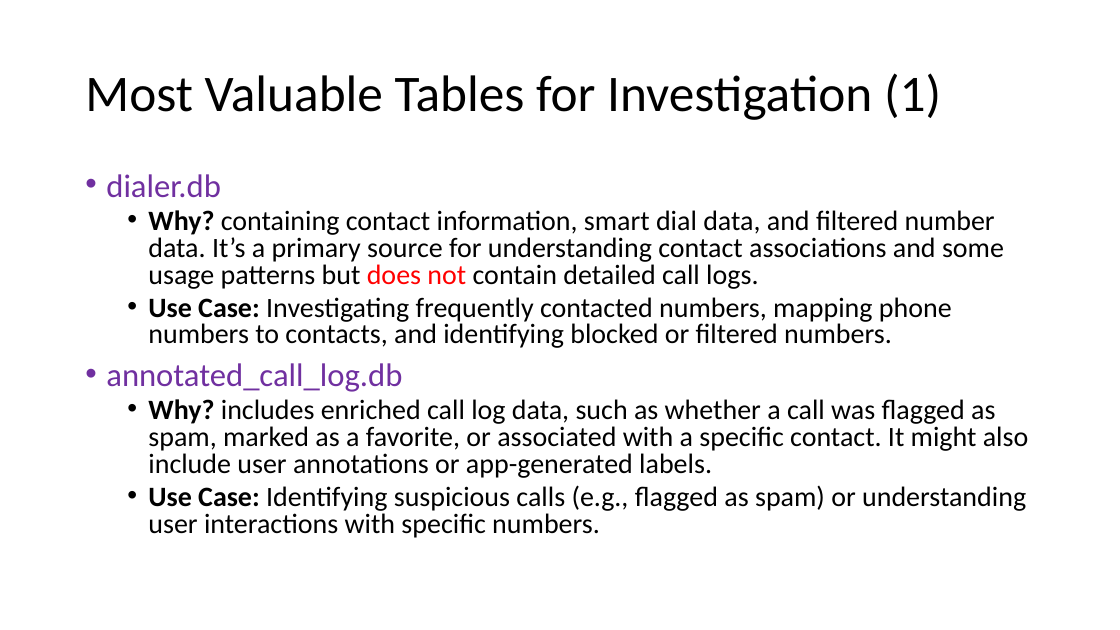
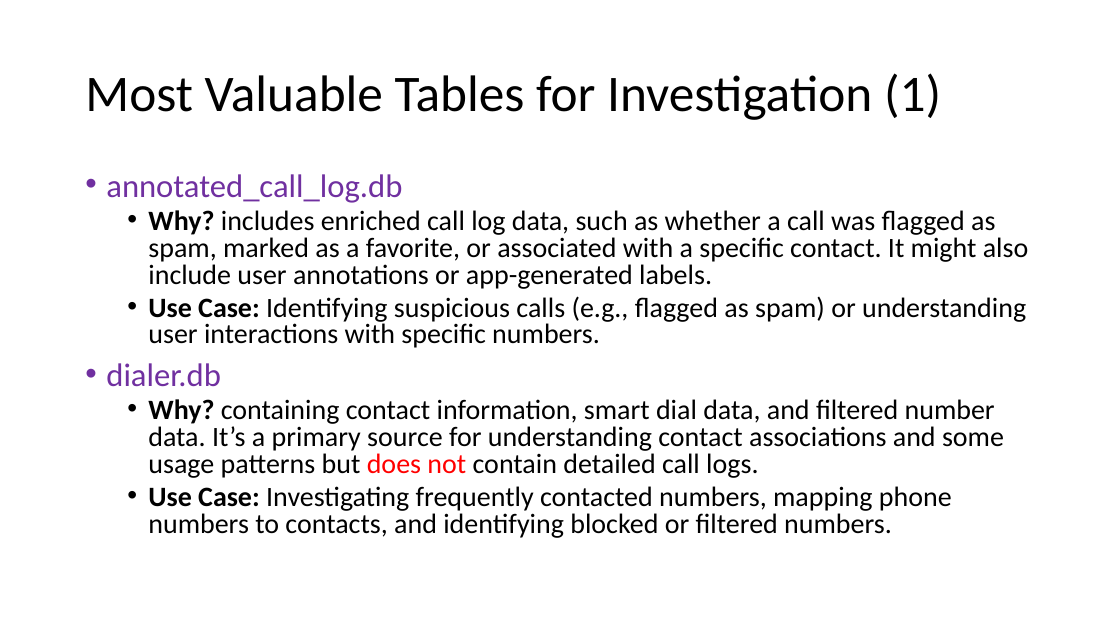
Before and after one commit to frankwxu/digital-forensics-lab, a slide deck: slide 9 of Android10/5_2_2_GMS_App_Investigations_Dialer.pptx (slide 6 before the commit). Drawn at 1120x630 pixels with LibreOffice and Linux fonts; fonts in the diff are those of the drawing; background and template pictures are left out. Boxes give left, top, right and bottom in pixels: in the first picture for what was removed or moved away, otherwise in the second. Text is boxed around its words. In the diff, an @@ line names an element or a change of style, - is before the commit and + after.

```diff
--- a/Android10/5_2_2_GMS_App_Investigations_Dialer.pptx
+++ b/Android10/5_2_2_GMS_App_Investigations_Dialer.pptx
@@ text at (106, 174, 1029, 348): paragraphs added @@
+• annotated_call_log.db
+  • Why? includes enriched call log data, such as whether a call was flagged as spam, marked as a favorite, or associated with a specific contact. It might also include user annotations or app-generated labels.
+  • Use Case: Identifying suspicious calls (e.g., flagged as spam) or understanding user interactions with specific numbers.
@@ text at (106, 363, 1029, 538): paragraphs removed @@
-• annotated_call_log.db
-  • Why? includes enriched call log data, such as whether a call was flagged as spam, marked as a favorite, or associated with a specific contact. It might also include user annotations or app-generated labels.
-  • Use Case: Identifying suspicious calls (e.g., flagged as spam) or understanding user interactions with specific numbers.
```
Also in this commit, not shown: 6 other slides changed, 11 slides added, 2 slides removed, 2 other files.
